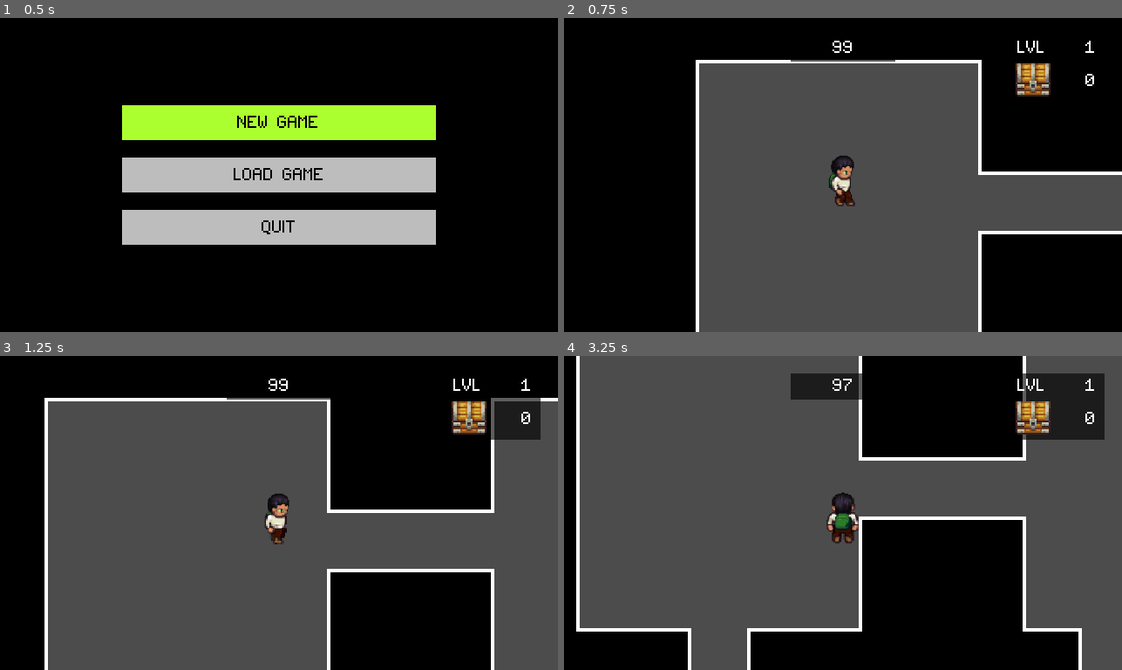
Above: before the commit, frames 1-4 (two rows, left to right).
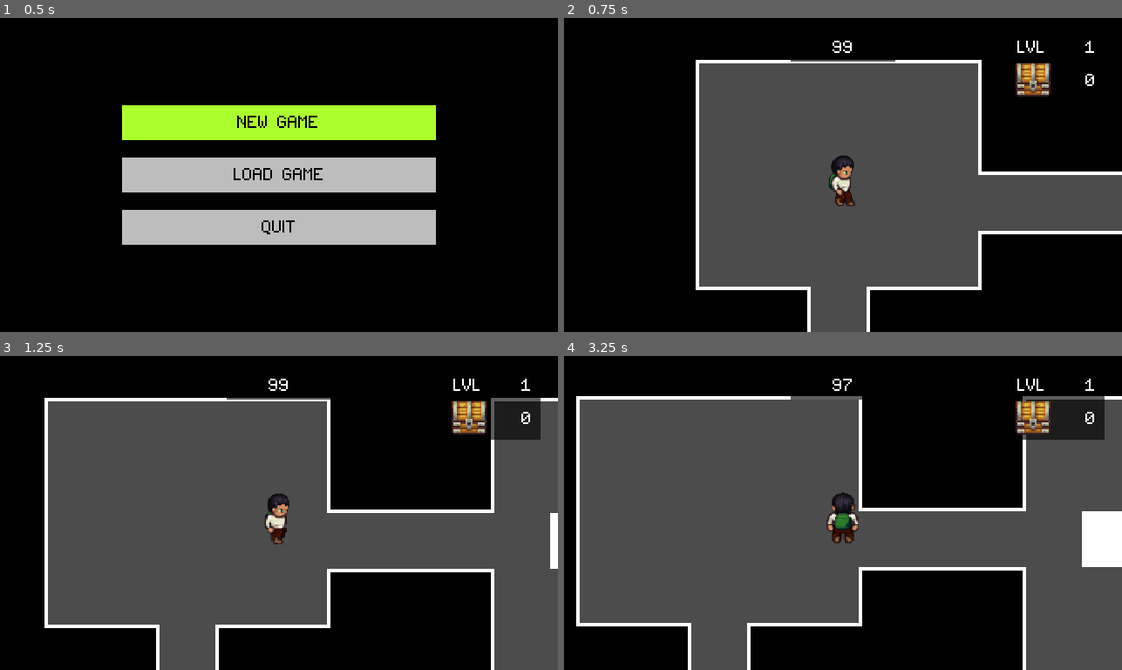
Above: after the commit, the same moments.

Repository: alittek/AC31009-Game
Game: Godot game, scene res://StartScreen.tscn
Two runs of this game, one before a commit and one after it. Both use one fixed random seed, a clock stepped at 60 frames per second and the inputs below.
Inputs:
- Up to frame 1 (0.5 s): no input
- Up to frame 2 (0.75 s): tap Enter at 0.5 s; hold Right (move_right) from 0.53 s (still down); hold Space (interact) from 0.53 s (still down)
- Up to frame 3 (1.25 s): keep holding Right (move_right); keep holding Space (interact)
- Up to frame 4 (3.25 s): release Right (move_right) at 1.28 s; release Space (interact) at 1.28 s; hold Down (move_down) 1.28-2.03 s; tap Space (interact) at 1.35, 2.85 s; hold Right (move_right) 2.03-2.78 s; hold Space (interact) 2.03-2.78 s; hold Up (move_up) from 2.78 s (still down)

Frame 1 is identical in both runs. In frame 2, 5.9% of the frame differs, in the area x 23-75%, y 85-100%; in frame 3, 6.2%; in frame 4, 24%, in the area x 2-100%, y 0-100%.

Commit message:
start of state machine for enemy

Diff:
--- a/NPC.tscn
+++ b/NPC.tscn
@@ -130,6 +130,9 @@
 radius = 17.983
 height = 6.94144
 
+[sub_resource type="CircleShape2D" id=10]
+radius = 300.0
+
 [node name="NPC" type="KinematicBody2D"]
 scale = Vector2( 0.5, 0.5 )
 script = ExtResource( 2 )
@@ -162,4 +165,11 @@
 [node name="Timer" type="Timer" parent="."]
 wait_time = 0.25
 autostart = true
+
+[node name="Sight" type="Area2D" parent="."]
+
+[node name="CollisionShape2D" type="CollisionShape2D" parent="Sight"]
+shape = SubResource( 10 )
 [connection signal="timeout" from="Timer" to="." method="_on_Timer_timeout"]
+[connection signal="body_entered" from="Sight" to="." method="_on_Sight_body_entered"]
+[connection signal="body_exited" from="Sight" to="." method="_on_Sight_body_exited"]
--- a/OtherNPC.gd
+++ b/OtherNPC.gd
@@ -3,36 +3,55 @@
 var curArt : int = 0
 var maxArt : int = 2
 var moveSpeed : int = 30
-
-#var xpToGive : int = 30
-#var damage : int = 1
-#var attackRate : float = 1.0
 var stealDist : int = 40
 var amount : int = 1
 var stealRate : float = 1.0
 var chaseDist : int = 400
 
+var state = "patrol"
+
 onready var timer = $Timer
-onready var target = get_tree().root.get_node("WorldMap/Player")
+onready var player = get_tree().root.get_node("WorldMap/Player")
+var player_pos
+var player_in_range
+var player_in_sight
 
 func _ready ():
-	timer.wait_time = stealRate
-	timer.start()
+#	timer.wait_time = stealRate
+#	timer.start()
+	pass
 
-func _physics_process (delta):
-	var vel : Vector2
-	var dist = position.distance_to(target.position)
-	# TODO if player not close patrol
-	if dist > chaseDist:
-		pass
+func _process(delta):
+	#state pattern to allow enemy behaviour
+	match state:
+		"patrol":
+			print("zzzzzzz")
+		"follow":
+			print("taptaptap")
+			follow()
+		"steal":
+			pass
+		"flee":
+			pass
 
-	#if player close
-	if dist < chaseDist:
-		vel = (target.position - position).normalized()
-		move_and_slide(vel * moveSpeed)
 
-	animate_NPC(vel)
 
+func _physics_process(delta):
+	check_sight()
+
+#	var vel : Vector2
+#	var dist = position.distance_to(player.position)
+#	# TODO if player not close patrol
+#	if dist > chaseDist:
+#		pass
+#
+#	#if player close
+#	if dist < chaseDist:
+#		vel = (player.position - position).normalized()
+#		move_and_slide(vel * moveSpeed)
+#
+#	animate_NPC(vel)
+#
 func get_animation_direction(direction: Vector2):
 	var norm_direction = direction.normalized()
 	if norm_direction.y >= 0.707:
@@ -48,9 +67,7 @@
 func animate_NPC(direction: Vector2):
 	if direction != Vector2.ZERO:
 		var last_direction = direction
-
 		# Choose walk animation based on movement direction
-		#var animation = get_animation_direction(last_direction) + "_walk"
 		var animation = "Walk_" + get_animation_direction(last_direction)
 		#print(animation)
 		# Play the walk animation
@@ -61,18 +78,54 @@
 #		$AnimatedSprite.play(animation)
 		$AnimationPlayer.stop(false)
 
+#func _on_Timer_timeout():
+#	if position.distance_to(player.position) <= stealDist:
+#		player.lose_artifact(amount)
+#		steal_artifact(amount)
+#
+## check if player has stolen set number of artifacts
+#func steal_artifact(artToTake):
+#	curArt += artToTake
+#	if curArt >= maxArt:
+#		flee()
 
-func _on_Timer_timeout():
-	if position.distance_to(target.position) <= stealDist:
-		target.lose_artifact(amount)
-		steal_artifact(amount)
 
-# check if player has stolen set number of artifacts
-func steal_artifact(artToTake):
-	curArt += artToTake
-	if curArt >= maxArt:
-		flee()
+
+# check if player is in sight of the enemy
+func check_sight():
+	if player_in_range == true:
+		# get snapshot of world with all bodies
+		var space_state = get_world_2d().direct_space_state
+		var sight_check = space_state.intersect_ray(position, player.position, [self], collision_mask)
+		if sight_check:
+			if sight_check.collider.name == "Player":
+				player_in_sight = true
+				state = "follow"
+			else:
+				player_in_sight = false
+				state = "patrol"
+				print("player in sight ", player_in_sight)
+
+func follow():
+	var vel : Vector2
+	vel = (player.position - position).normalized()
+	move_and_slide(vel * moveSpeed)
+	animate_NPC(vel)
 
 # enemy disapears
 func flee():
 	queue_free()
+
+
+# sight area entered
+func _on_Sight_body_entered(body):
+	if body == player:
+		player_in_range = true
+		#print("player in range ", player_in_range)
+
+# sight area exited
+func _on_Sight_body_exited(body):
+	if body == player:
+		player_in_range = false
+		player_in_sight = false
+		#print("player in range ", player_in_range)
--- a/World.gd
+++ b/World.gd
@@ -85,7 +85,7 @@
 
 	var nbEnemies = 0
 	for room in walker.get_rooms():
-		if nbEnemies >= level-3:
+		if nbEnemies >= level:
 			break
 		else:
 			if free_space(room.position*32):
--- a/global.gd
+++ b/global.gd
@@ -1,6 +1,6 @@
 extends Node
 
-var steps = 100
+var steps = 50
 var level = 1
 var artifacts = 0
 var timer = 100
Not shown: 1 places in NPC.tscn that only renumber resources
